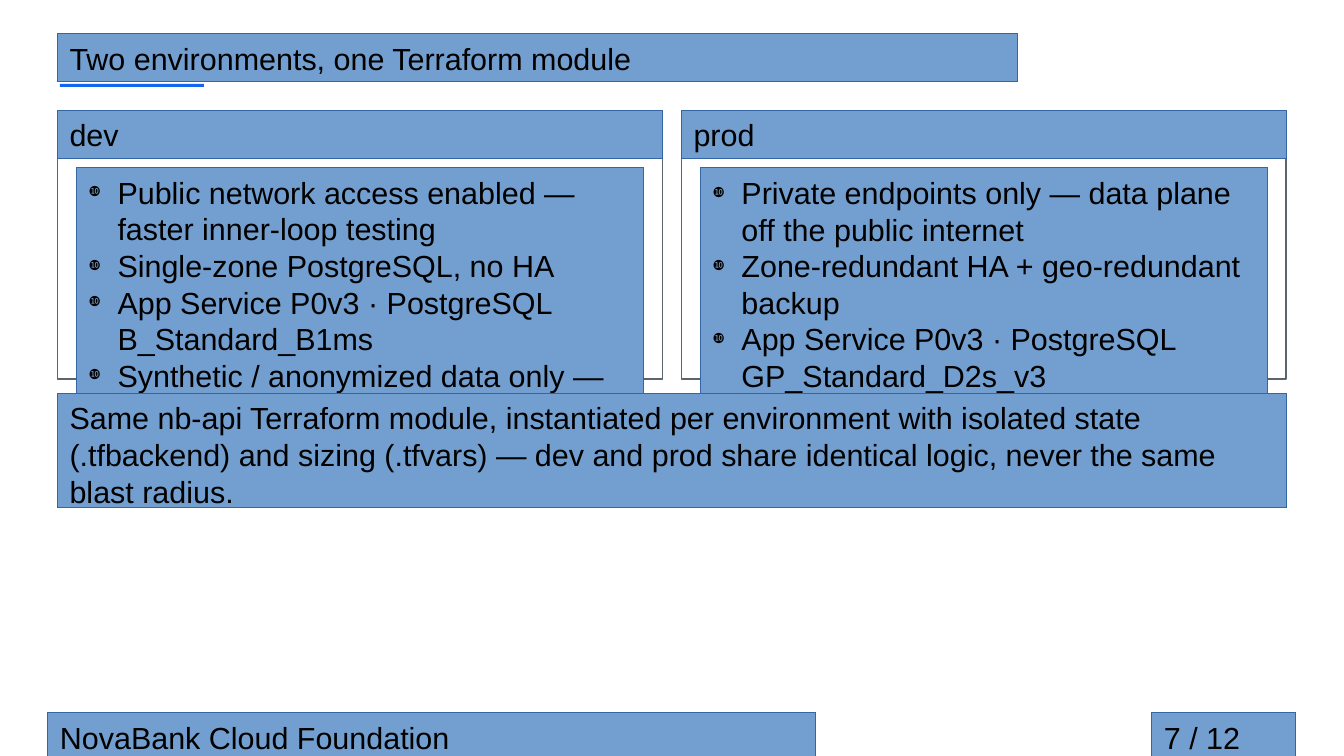
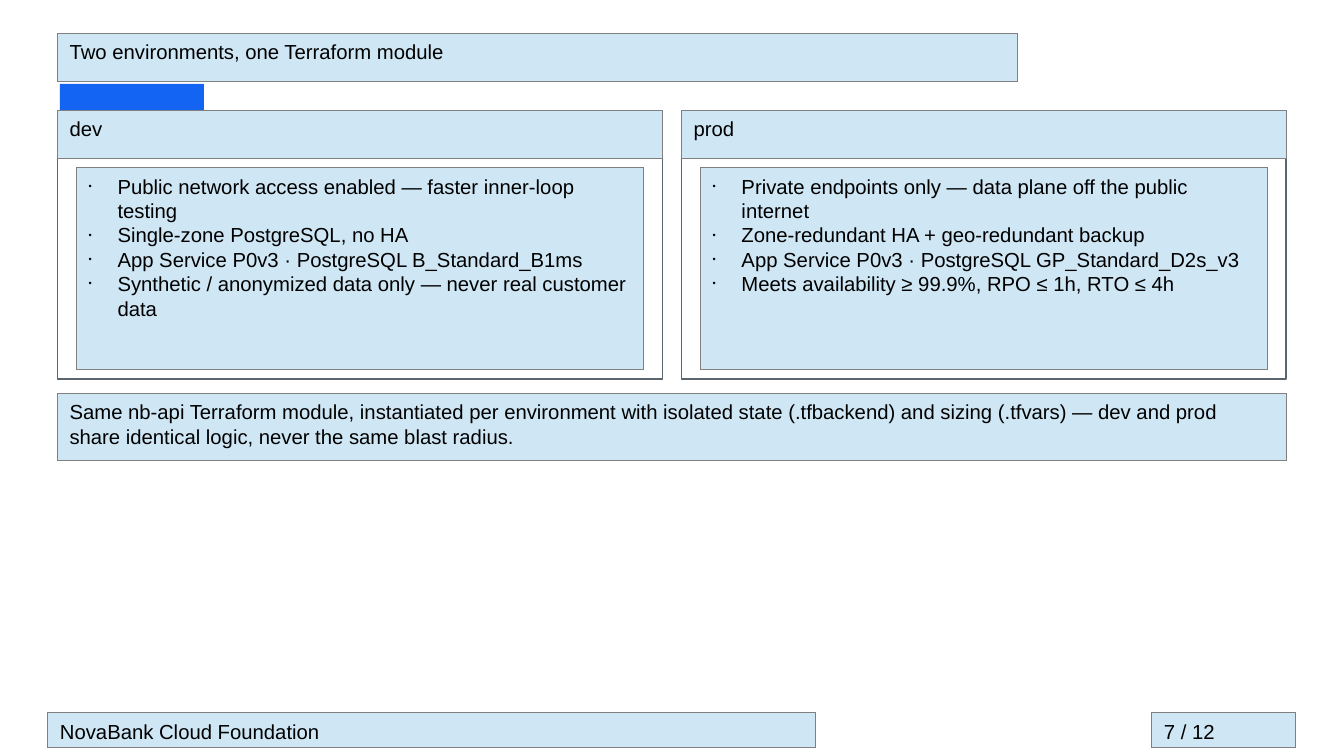
Before and after one commit to MetehanBolat/contoso-poc, a slide deck: slide 7 of slides/novabank-cloud-foundation.odp. Drawn at 1344x756 pixels with LibreOffice and Linux fonts; fonts in the diff are those of the drawing. Boxes give left, top, right and bottom in pixels: in the first picture for what was removed or moved away, otherwise in the second. Text is boxed around its words. In the diff, an @@ line names an element or a change of style, - is before the commit and + after.

```diff
--- a/slides/novabank-cloud-foundation.odp
+++ b/slides/novabank-cloud-foundation.odp
@@ rectangle resized from (x1=60, y1=84, x2=204, y2=87) to (x1=60, y1=84, x2=204, y2=130) @@
@@ rectangle "Public network access enabled — ..." resized from (x1=77, y1=168, x2=644, y2=420) to (x1=77, y1=168, x2=644, y2=370) @@
@@ rectangle "Public network access enabled — ..." at (x1=77, y1=168, x2=644, y2=370): size 18 to 12 pt; bullet ❿ to •; fill #729FCF to #CFE7F5; outline #3465A4 0 pt to #808080 0 pt @@
@@ rectangle "Private endpoints only — data ..." at (x1=701, y1=168, x2=1268, y2=370): size 18 to 12 pt; bullet ❿ to •; fill #729FCF to #CFE7F5; outline #3465A4 0 pt to #808080 0 pt @@
@@ rectangle "Private endpoints only — data ..." resized from (x1=701, y1=168, x2=1268, y2=454) to (x1=701, y1=168, x2=1268, y2=370) @@
@@ size 18 to 12 pt; fill #729FCF to #CFE7F5; outline #3465A4 0 pt to #808080 0 pt in 6 elements at (x1=57, y1=34, x2=1017, y2=82), (x1=57, y1=111, x2=662, y2=159), (x1=682, y1=111, x2=1287, y2=159), (x1=48, y1=713, x2=816, y2=749), (x1=1153, y1=713, x2=1296, y2=749), (x1=57, y1=394, x2=1287, y2=461) @@
@@ rectangle "Same nb-api Terraform module, instantiated ..." resized from (x1=57, y1=394, x2=1287, y2=509) to (x1=57, y1=394, x2=1287, y2=461) @@
@@ rectangle "NovaBank Cloud Foundation" resized from (x1=48, y1=713, x2=816, y2=756) to (x1=48, y1=713, x2=816, y2=749) @@
@@ rectangle "7 / 12" resized from (x1=1153, y1=713, x2=1296, y2=756) to (x1=1153, y1=713, x2=1296, y2=749) @@
```
Also in this commit, not shown: 11 other slides changed, 3 other files.
